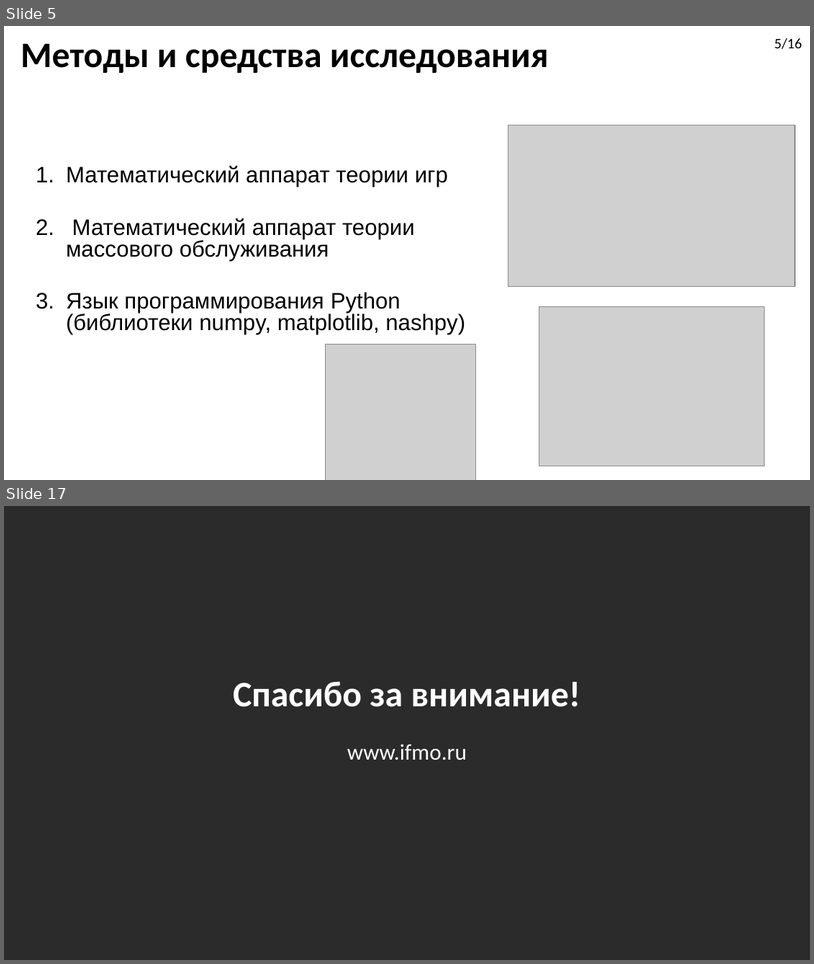
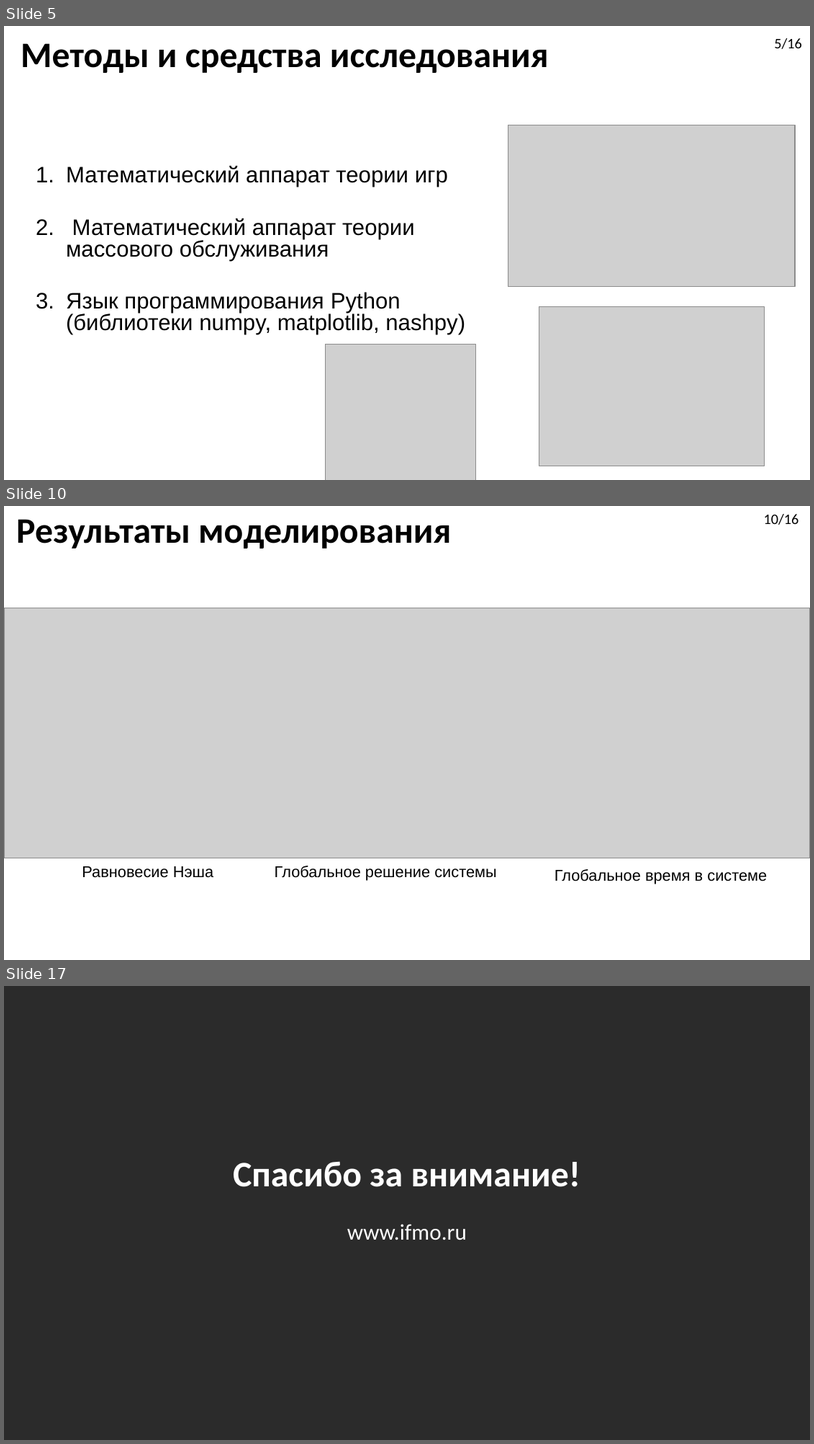
Before and after one commit to DimaStoyanov/Ambulance-Dispatching, a slide deck: Diplom_Presentation.pptx. Shown one above the other, each under a label of ours: slides 5 and 17 before the commit, slides 5, 10 and 17 after it; the slides between them are not shown. The pictures are 814x964 and 814x1444 pixels, drawn with LibreOffice and Linux fonts; fonts in the diff are those of the drawing; grey boxes stand for pictures; background and template pictures are left out; a plain dark background stands for a picture behind light text. Boxes give left, top, right and bottom in pixels: in the first picture for what was removed or moved away, otherwise in the second. Text is boxed around its words. In the diff, an @@ line names an element or a change of style, - is before the commit and + after.

```diff
--- a/Diplom_Presentation.pptx
+++ b/Diplom_Presentation.pptx
@@ slide 10 added at bbox=[4, 506, 810, 960], background picture (left out) @@
@@ title added at bbox=[16, 519, 451, 548], 32 pt, text #000000, bold @@
+Результаты моделирования
@@ text added at bbox=[764, 514, 800, 525], 13 pt, text #000000 @@
+10/16
@@ picture added at bbox=[4, 608, 810, 857] @@
@@ text added at bbox=[82, 866, 214, 878], 14 pt, text #000000 @@
+Равновесие Нэша
@@ text added at bbox=[275, 865, 496, 880], 14 pt, text #000000 @@
+Глобальное решение системы
@@ text added at bbox=[555, 869, 767, 883], 14 pt, text #000000 @@
+Глобальное время в системе
```
Also in this commit, not shown: 7 slides changed, 5 other slides added, 6 slides removed, 5 other files.
